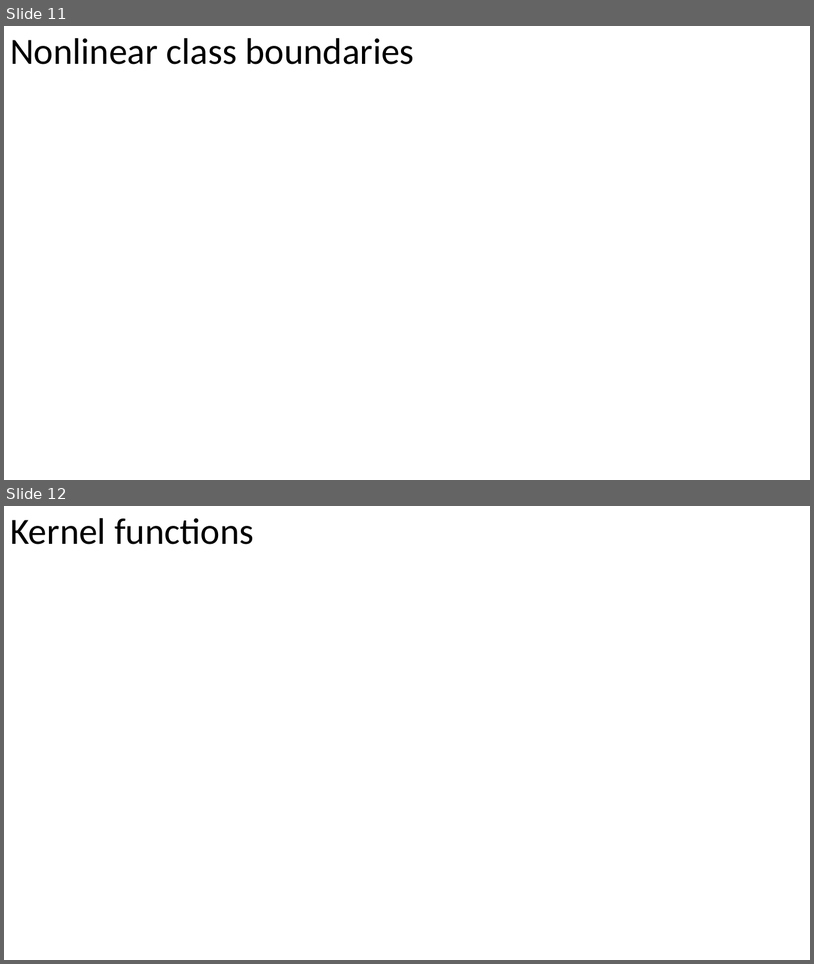
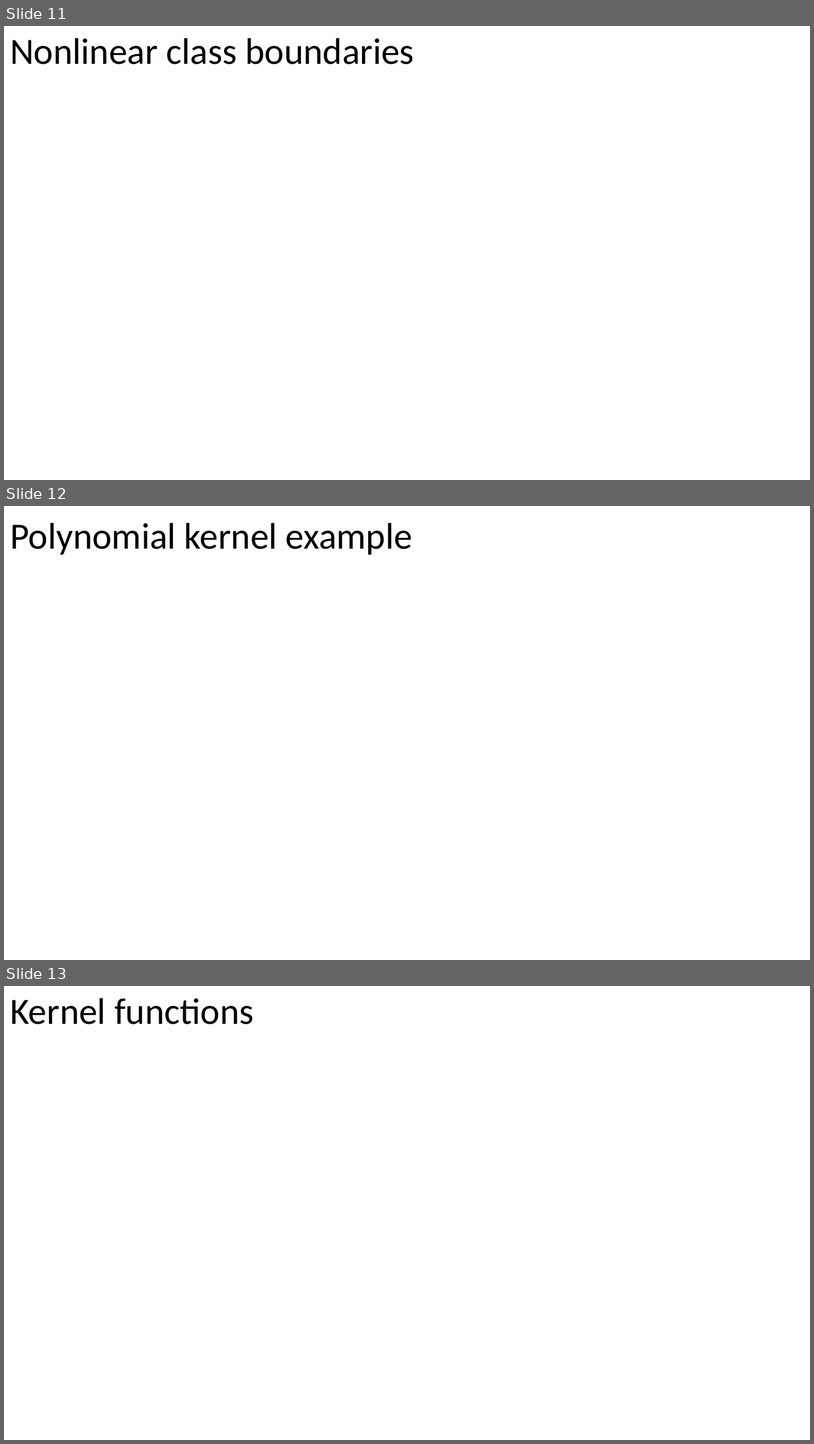
Before and after one commit to russellu/cs405, a slide deck: Lecture_18.pptx. Shown one above the other, each under a label of ours: slides 11 and 12 before the commit, slides 11, 12 and 13 after it. The pictures are 814x964 and 814x1444 pixels, drawn with LibreOffice and Linux fonts; fonts in the diff are those of the drawing; background and template pictures are left out. Boxes give left, top, right and bottom in pixels: in the first picture for what was removed or moved away, otherwise in the second. Text is boxed around its words. In the diff, an @@ line names an element or a change of style, - is before the commit and + after.

```diff
--- a/Lecture_18.pptx
+++ b/Lecture_18.pptx
@@ slide 12 added at (x1=4, y1=506, x2=810, y2=960), background #FFFFFF @@
@@ title added at (x1=10, y1=523, x2=413, y2=555), 44 pt, text #000000 @@
+Polynomial kernel example
@@ what was slide 12 is now slide 13 @@
```
Also in this commit, not shown: 6 slides changed, 6 other slides added, 1 slide removed.
